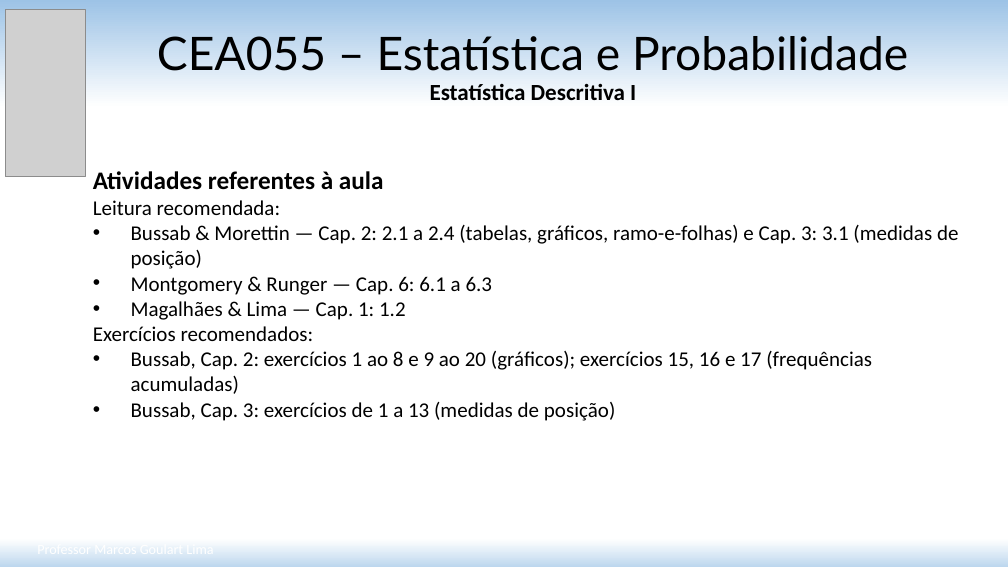
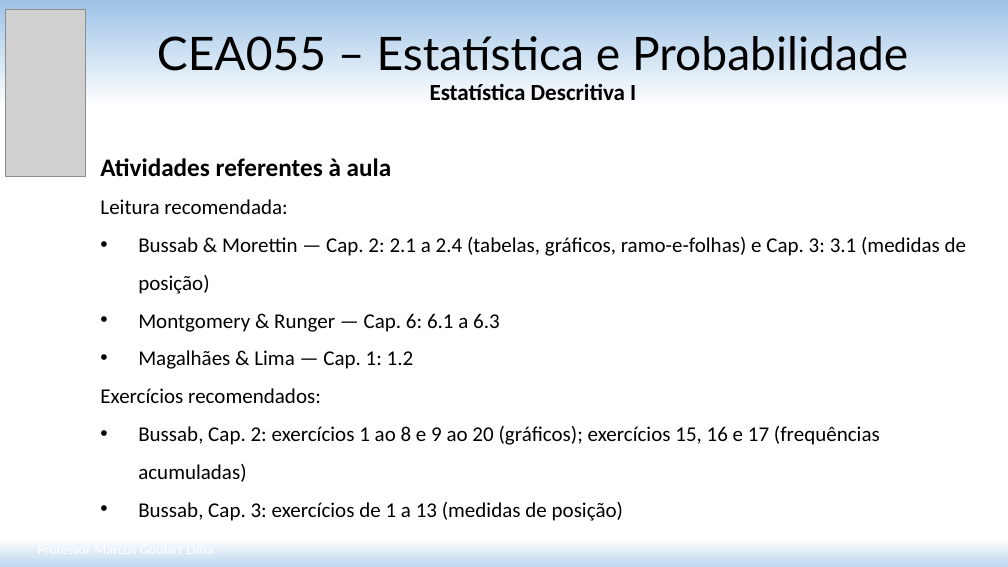
Before and after one commit to matmarcos/minhas-aulas, a slide deck: slide 31 of content/2026-2/cea055-estatistica-probabilidade/01-estatistica-descritiva-i/Aula_01_Estatistica_Descritiva_I.pptx. Drawn at 1008x567 pixels with LibreOffice and Linux fonts; fonts in the diff are those of the drawing; grey boxes stand for pictures. Boxes give left, top, right and bottom in pixels: in the first picture for what was removed or moved away, otherwise in the second. Text is boxed around its words. In the diff, an @@ line names an element or a change of style, - is before the commit and + after.

Commit message:
Atualiza slides da Aula 01 (CEA055) e adiciona script de sincronizacao
Novo scripts/atualizar_slides.py detecta, por data de modificacao,
slides revisados na pasta-fonte (fonte_slides em _disciplina.yaml) e
ainda nao publicados; reconverte para PDF via LibreOffice, copia para
content/ e reconstroi o site. Usado agora para publicar a revisao da
Aula 01.

```diff
--- a/content/2026-2/cea055-estatistica-probabilidade/01-estatistica-descritiva-i/Aula_01_Estatistica_Descritiva_I.pptx
+++ b/content/2026-2/cea055-estatistica-probabilidade/01-estatistica-descritiva-i/Aula_01_Estatistica_Descritiva_I.pptx
@@ text "Atividades referentes à aula": place and size @@
-text "Atividades referentes à aula" at [93, 171, 958, 421]
+text "Atividades referentes à aula" at [100, 158, 966, 521]
@@ text at [100, 199, 966, 521]: line spacing 1 to 1.5 @@
```
Also in this commit, not shown: 4 other slides changed, 5 other files.
